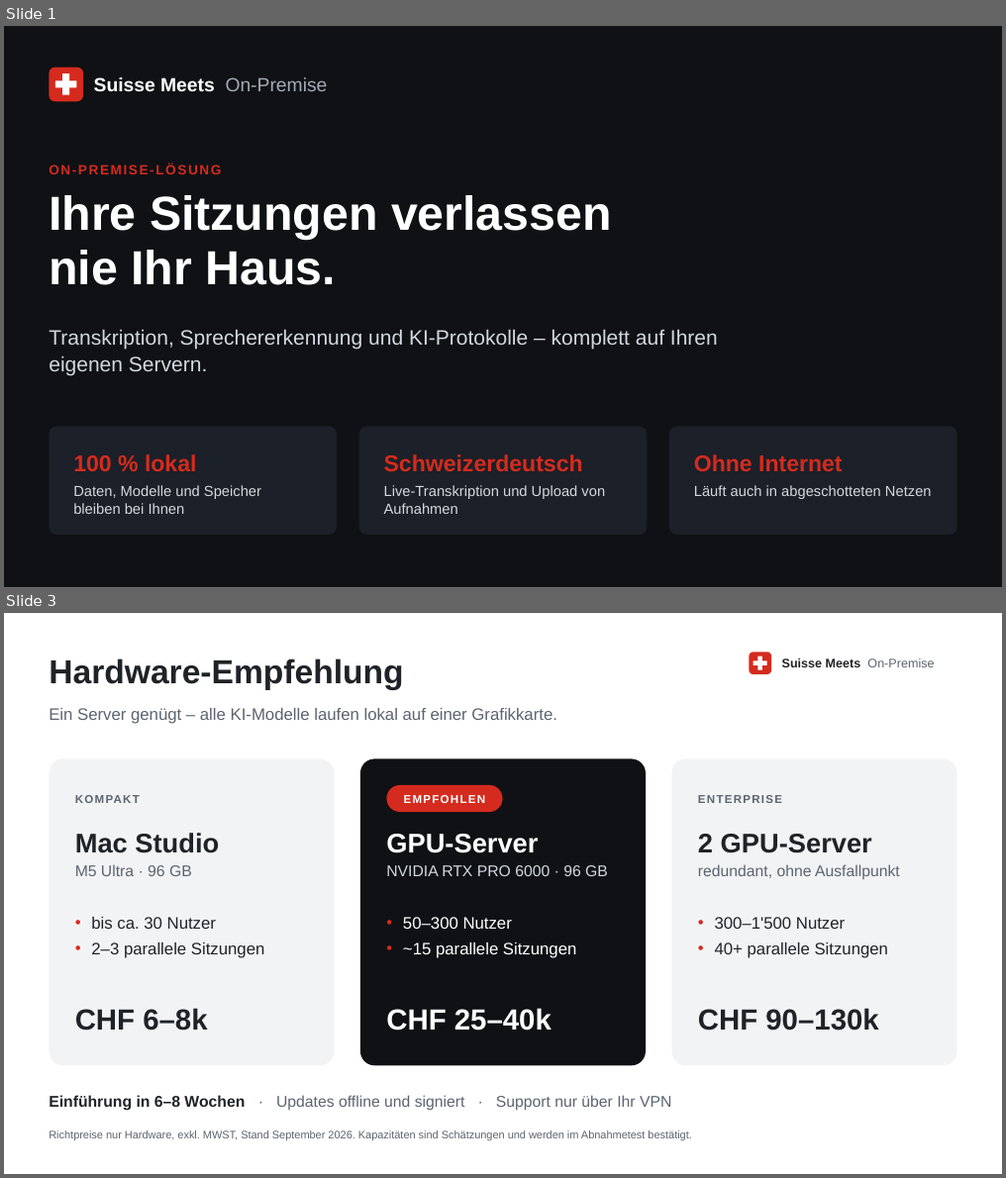
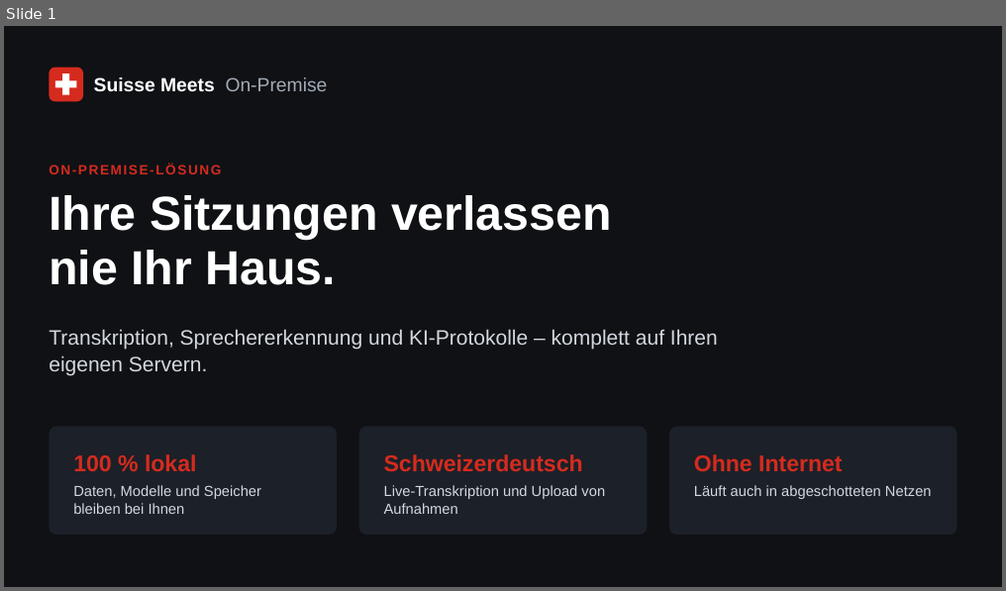
Before and after one commit to xicoarm/310, a slide deck: presentations/suisse-meets-onprem/Suisse_Meets_OnPrem_DE.pptx. Shown one above the other, each under a label of ours: slides 1 and 3 before the commit, slide 1 after it; the slides between them are not shown. The pictures are 1006x1178 and 1006x591 pixels, drawn with LibreOffice and Linux fonts; fonts in the diff are those of the drawing. Boxes give left, top, right and bottom in pixels: in the first picture for what was removed or moved away, otherwise in the second. Text is boxed around its words. In the diff, an @@ line names an element or a change of style, - is before the commit and + after.

```diff
--- a/presentations/suisse-meets-onprem/Suisse_Meets_OnPrem_DE.pptx
+++ b/presentations/suisse-meets-onprem/Suisse_Meets_OnPrem_DE.pptx
@@ slide 3 removed at box(4, 613, 1002, 1174), background #FFFFFF @@
@@ text removed at box(49, 659, 403, 690) @@
-Hardware-Empfehlung
@@ rounded rectangle removed at box(748, 652, 771, 674) @@
@@ rectangle removed at box(753, 661, 767, 665) @@
@@ rectangle removed at box(757, 657, 762, 670) @@
@@ text removed at box(782, 659, 934, 667) @@
-Suisse Meets On-Premise
@@ text removed at box(49, 708, 557, 724) @@
-Ein Server genügt – alle KI-Modelle laufen lokal auf einer Grafikkarte.
@@ rounded rectangle removed at box(49, 759, 334, 1065) @@
@@ rounded rectangle removed at box(360, 759, 646, 1065) @@
@@ rounded rectangle removed at box(672, 759, 957, 1065) @@
@@ text removed at box(75, 785, 262, 812) @@
-KOMPAKT
@@ rounded rectangle removed at box(386, 785, 503, 812) @@
-EMPFOHLEN
@@ text removed at box(698, 795, 782, 803) @@
-ENTERPRISE
@@ text removed at box(75, 833, 219, 876) @@
-Mac Studio
-M5 Ultra · 96 GB
@@ text removed at box(386, 834, 608, 876) @@
-GPU-Server
-NVIDIA RTX PRO 6000 · 96 GB
@@ text removed at box(698, 834, 900, 879) @@
-2 GPU-Server
-redundant, ohne Ausfallpunkt
@@ text removed at box(91, 917, 265, 959) @@
-• bis ca. 30 Nutzer
-• 2–3 parallele Sitzungen
@@ text removed at box(403, 917, 576, 959) @@
-• 50–300 Nutzer
-• ~15 parallele Sitzungen
@@ text removed at box(715, 917, 888, 959) @@
-• 300–1'500 Nutzer
-• 40+ parallele Sitzungen
@@ text removed at box(75, 1008, 207, 1031) @@
-CHF 6–8k
@@ text removed at box(386, 1008, 551, 1031) @@
-CHF 25–40k
@@ text removed at box(698, 1008, 878, 1031) @@
-CHF 90–130k
@@ text removed at box(49, 1095, 671, 1111) @@
-Einführung in 6–8 Wochen · Updates offline und signiert · Support nur über Ihr VPN
@@ text removed at box(49, 1131, 691, 1142) @@
-Richtpreise nur Hardware, exkl. MWST, Stand September 2026. Kapazitäten sind Schätzungen und werden im Abnahmetest bestätigt.
```
Also in this commit, not shown: 1 slide changed, 1 slide added, 3 other files.
